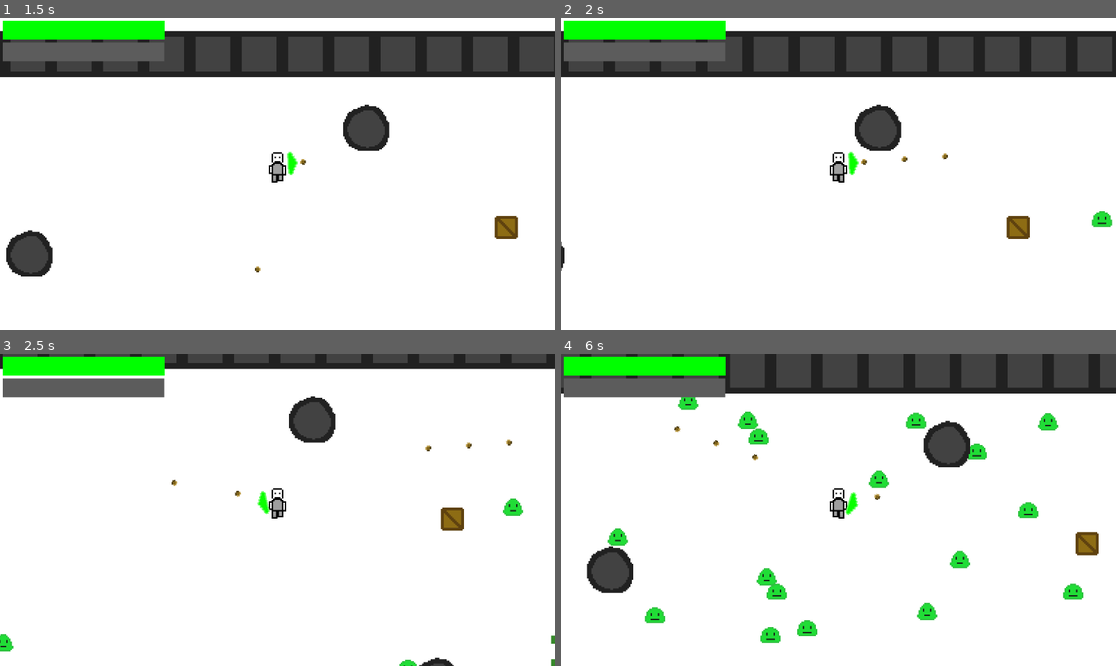
Above: before the commit, frames 1-4 (two rows, left to right).
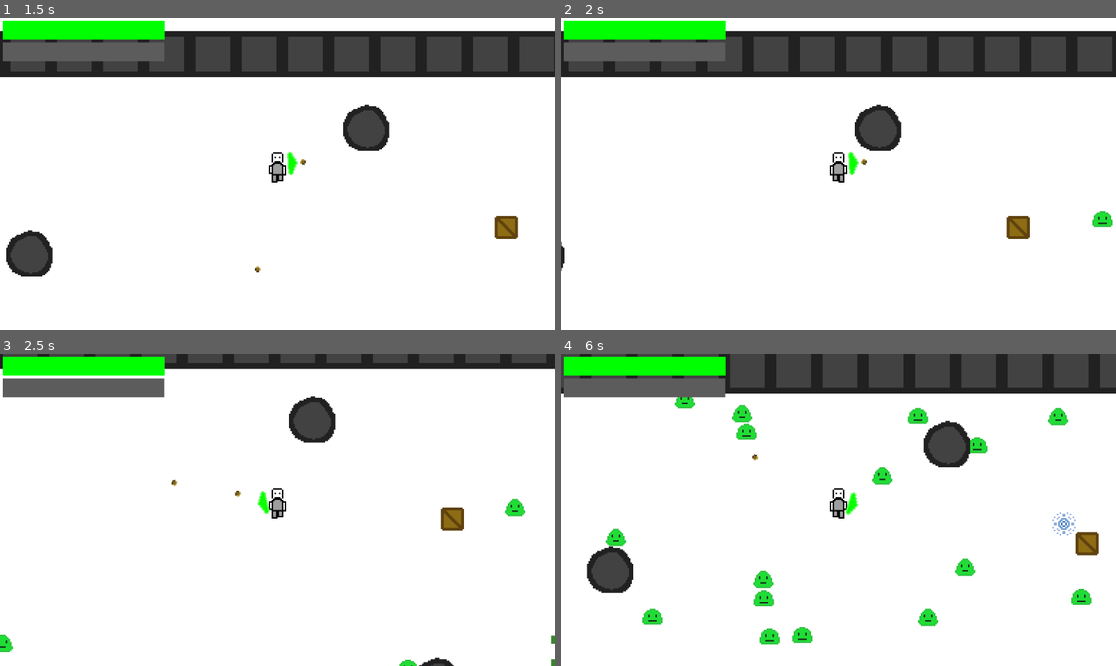
Above: after the commit, the same moments.

Repository: 23thirokawaberry-sudo/Horizon-swarm
Game: Godot game, scene res://scenes/Important/title.tscn
The game is run twice, just before and just after one commit, with the same random seed, the same clock (stepped at 60 frames per second) and the same inputs.
Inputs (mouse positions are in pixels of both pictures, inside the frame that each line leads up to):
- Up to frame 1 (1.5 s): click "Play" at 0.5 s; move the mouse to (399, 158) at 1.27 s; hold D (move_right) from 1.28 s (still down)
- Up to frame 2 (2 s): keep holding D (move_right)
- Up to frame 3 (2.5 s): move the mouse to (166, 525) at 2.02 s; release D (move_right) at 2.03 s; hold S (move_down) from 2.03 s (still down)
- Up to frame 4 (6 s): move the mouse to (894, 441) at 2.77 s; release S (move_down) at 2.78 s; hold D (move_right) 2.78-3.53 s; move the mouse to (810, 572) at 3.52 s; hold W (move_up) 3.53-4.28 s; move the mouse to (1005, 556) at 4.27 s; hold A (move_left) 4.28-5.78 s; move the mouse to (672, 463) at 5.02 s; move the mouse to (866, 510) at 5.77 s; hold S (move_down) from 5.78 s (still down)

Frame 1 is identical in both runs. In frame 2, less than 0.1% of the frame differs, in the area x 61-100%, y 43-68%; in frame 3, 0.2%; in frame 4, 3.2%, in the area x 8-96%, y 13-94%.

Commit message:
New weapon - Sword
Main changes ===============
Added sword weapon
*Rapidly swinging the sword around deals insane damage to enemies. Will find a way to balance this later. Currently still okay since enemies can easily damage player fast.
Other changes -------------------------
Fixed the crash for surviving until the end.

Buffs and nerfs ---------------------
Nerfed green and blue slime health, damage and speed.
Buffed black slime's health and damage.
Nerfed black slime's speed.
Buffed the base regeneration and damage of the player
Buffed the regeneration multiplier gain from levelling.
Buffed shotgun damage.

Diff:
--- a/level_up_option.gd
+++ b/level_up_option.gd
@@ -7,13 +7,13 @@
 
 #this will need a lot of explaining
 var stat_upgrade = [[[0, 0], "Damage up", 1], [[32, 0], "Regen up", 2], [[0, 32], "Max health up", 3]] #Stat upgrades - they can be upgraded indefinetally.
-var weapon_upgrade = [[[192, 0], "Shotgun unlock", 4], [[224, 32], "Pistol unlock", 5]] #Weapon upgrades - each weapon has a certain max level, after which they no longer can be upgraded.
-var unlocked_weapon = [["Shotgun", 0], ["Sword", 0], ["Beam", 0], ["Pistol", 0]] #counts how many times the weapon has been upgraded, before removing it from the available list(s).
+var weapon_upgrade = [[[192, 0], "Shotgun unlock", 4], [[224, 32], "Pistol unlock", 5], [[224, 0], "Sword unlock", 6]] #Weapon upgrades - each weapon has a certain max level, after which they no longer can be upgraded.
+# var unlocked_weapon = [["Shotgun", 0], ["Sword", 0], ["Beam", 0], ["Pistol", 0]] #counts how many times the weapon has been upgraded, before removing it from the available list(s). Currently unusued.
 
 var random_upgrade = [stat_upgrade, weapon_upgrade] #puts the above lists into a single list so that random selection can select either branches.
 var selected_type = 0 #variable that selects random option from random_upgrade
 var selected_pos = 0 #variable for selecting random spot in list
-var available_limit = [2, 1] #each position in this list relates to the highest possible value in their indivisual lists.
+var available_limit = [2, 2] #each position in this list relates to the highest possible value in their indivisual lists.
 var selected_randomizer_range = 1 #value to select stat upgrade or weapon upgrade.
 
 func randomize_button():
--- a/scenes/Attacks/pistol_bullet.tscn
+++ b/scenes/Attacks/pistol_bullet.tscn
@@ -1,21 +1,20 @@
 [gd_scene format=3 uid="uid://bvcadlfp2or0k"]
 
-[ext_resource type="Script" uid="uid://oko7i22tjoiu" path="res://scripts/moving_projectile.gd" id="1_h8a26"]
-[ext_resource type="Texture2D" uid="uid://dvbv8iq1fs50r" path="res://assets/sprites/misc/Gun bullet.png" id="1_u5170"]
+[ext_resource type="Script" uid="uid://c5pyprdeva4ei" path="res://scripts/pistol_bullet.gd" id="1_m3uqi"]
+[ext_resource type="Texture2D" uid="uid://dvbv8iq1fs50r" path="res://assets/sprites/misc/Gun bullet.png" id="2_kftki"]
 
 [sub_resource type="CircleShape2D" id="CircleShape2D_tah1u"]
-radius = 3.0
 
 [node name="Bullet" type="Area2D" unique_id=892918341]
 top_level = true
 collision_layer = 0
 collision_mask = 3
-script = ExtResource("1_h8a26")
+script = ExtResource("1_m3uqi")
 
 [node name="CollisionShape2D" type="CollisionShape2D" parent="." unique_id=365067268]
 shape = SubResource("CircleShape2D_tah1u")
 
 [node name="GunBullet" type="Sprite2D" parent="." unique_id=1367069972]
-texture = ExtResource("1_u5170")
+texture = ExtResource("2_kftki")
 
 [connection signal="body_entered" from="." to="." method="_on_body_entered"]
--- /dev/null
+++ b/scenes/Attacks/sword_slash.tscn
@@ -0,0 +1,20 @@
+[gd_scene format=3 uid="uid://ky48wlq5l00e"]
+
+[ext_resource type="Script" uid="uid://oko7i22tjoiu" path="res://scripts/moving_projectile.gd" id="1_yi5h2"]
+[ext_resource type="Texture2D" uid="uid://cnmlndeow67b1" path="res://assets/sprites/misc/Sword_slash.png" id="2_yi5h2"]
+
+[node name="Bullet" type="Area2D" unique_id=892918341]
+top_level = true
+collision_layer = 0
+collision_mask = 3
+script = ExtResource("1_yi5h2")
+
+[node name="CollisionPolygon2D" type="CollisionPolygon2D" parent="." unique_id=212043490]
+polygon = PackedVector2Array(0, 0, 7, 17, 12, 16, 16, 14, 20, 11, 23, 6, 24, 0, 23, -6, 20, -11, 16, -14, 12, -16, 12, -16, 7, -17)
+
+[node name="SwordSlash" type="Sprite2D" parent="." unique_id=2002676523]
+position = Vector2(15.5, 4.7683716e-07)
+scale = Vector2(4.375, 3.5)
+texture = ExtResource("2_yi5h2")
+
+[connection signal="body_entered" from="." to="." method="_on_body_entered"]
--- a/scenes/Important/gun.tscn
+++ b/scenes/Important/gun.tscn
@@ -35,5 +35,11 @@
 wait_time = 1.5
 autostart = true
 
+[node name="sword" type="Timer" parent="." unique_id=1711638772]
+unique_name_in_owner = true
+wait_time = 2.0
+autostart = true
+
 [connection signal="timeout" from="pistol" to="." method="_on_pistol_timeout"]
 [connection signal="timeout" from="shotgun" to="." method="_on_shotgun_timeout"]
+[connection signal="timeout" from="sword" to="." method="_on_sword_timeout"]
--- a/scenes/Important/level_up.tscn
+++ b/scenes/Important/level_up.tscn
@@ -5,7 +5,7 @@
 
 [sub_resource type="AtlasTexture" id="AtlasTexture_vfx7n"]
 atlas = ExtResource("2_3cdko")
-region = Rect2(0, 0, 32, 32)
+region = Rect2(224, 0, 32, 32)
 
 [sub_resource type="AtlasTexture" id="AtlasTexture_mk3jo"]
 atlas = ExtResource("2_3cdko")
--- a/scenes/slash.tscn
+++ b/scenes/slash.tscn
@@ -1,6 +1,6 @@
 [gd_scene format=3 uid="uid://dl7rr7lheubkf"]
 
-[ext_resource type="Texture2D" uid="uid://cnmlndeow67b1" path="res://assets/sprites/misc/Sword slash.png" id="1_rkylg"]
+[ext_resource type="Texture2D" uid="uid://cnmlndeow67b1" path="res://assets/sprites/misc/Sword_slash.png" id="1_rkylg"]
 
 [sub_resource type="CircleShape2D" id="CircleShape2D_tah1u"]
 radius = 3.0
--- a/scenes/sword.tscn
+++ /dev/null
@@ -1,24 +0,0 @@
-[gd_scene format=3 uid="uid://bihjpj053j1eu"]
-
-[ext_resource type="Script" uid="uid://bcpgr35enwj55" path="res://scripts/Auto.gd" id="1_n355p"]
-[ext_resource type="Texture2D" uid="uid://dbbtng1dlmsur" path="res://assets/sprites/Weapon/Sword.png" id="1_ycbs3"]
-
-[sub_resource type="CircleShape2D" id="CircleShape2D_n355p"]
-radius = 19.0
-
-[node name="Sword" type="Area2D" unique_id=671657782]
-collision_layer = 0
-collision_mask = 2
-script = ExtResource("1_n355p")
-
-[node name="CollisionShape2D" type="CollisionShape2D" parent="." unique_id=1868153462]
-shape = SubResource("CircleShape2D_n355p")
-
-[node name="WeaponPivot" type="Marker2D" parent="." unique_id=684842352]
-
-[node name="Sword" type="Sprite2D" parent="WeaponPivot" unique_id=1794356161]
-position = Vector2(7, -2)
-scale = Vector2(0.57812506, 0.6562501)
-texture = ExtResource("1_ycbs3")
-
-[node name="ShootingPoint" type="Marker2D" parent="WeaponPivot/Sword" unique_id=2073503866]
--- a/scripts/Auto.gd
+++ b/scripts/Auto.gd
@@ -2,16 +2,16 @@
 extends Area2D
 
 @onready var player = get_parent()
-func _ready():
-	print(player)
 
 func get_player_damage():
 	var player_damage = player.damage
 	return player_damage
 
 #if level is -1, then weapon is not yet unlocked.
-var weapon_levels = [-1, 0]
+var weapon_levels = [-1, 0, -1]
+#Shotgun, Pistol, Sword
 
+@warning_ignore("unused_parameter")
 func _physics_process(delta):
 	look_at(get_global_mouse_position())
 
@@ -34,13 +34,27 @@
 	if weapon_levels[0] != -1:
 		var weapon_damage = get_player_damage()
 		if weapon_levels[0] > 0:
-			var damage = (weapon_damage * 0.75) * 1.33
+			weapon_damage = (weapon_damage * 0.75) * 1.33
 		else:
-			var damage = (weapon_damage * 0.75)
+			weapon_damage = (weapon_damage * 0.75)
 		const BULLET = preload("res://scenes/Attacks/shotgun_bullet.tscn")
 		var new_bullet = BULLET.instantiate()
 		new_bullet.global_position = %ShootingPoint.global_position
 		new_bullet.global_rotation = %ShootingPoint.global_rotation + randf_range(-0.3, 0.3)
+		%ShootingPoint.add_child(new_bullet)
+		new_bullet.projectile_damage = weapon_damage
+
+func swing_sword():
+	if weapon_levels[2] != -1:
+		var weapon_damage = get_player_damage()
+		if weapon_levels[1] > 0:
+			weapon_damage = (weapon_damage * 1.75) * 1.33
+		else:
+			weapon_damage = (weapon_damage * 1.75)
+		const BULLET = preload("res://scenes/Attacks/sword_slash.tscn")
+		var new_bullet = BULLET.instantiate()
+		new_bullet.global_position = %ShootingPoint.global_position
+		new_bullet.global_rotation = %ShootingPoint.global_rotation
 		%ShootingPoint.add_child(new_bullet)
 		new_bullet.projectile_damage = weapon_damage
 
@@ -52,3 +66,5 @@
 func _on_shotgun_timeout():
 	for i in range(6):
 		shoot_shotgun()
+func _on_sword_timeout():
+	swing_sword()
--- a/scripts/Enemy/black_slime.gd
+++ b/scripts/Enemy/black_slime.gd
@@ -1,8 +1,8 @@
 extends CharacterBody2D
 
-var health = 432.0
-const DAMAGE = 76.0
-const SPEED = 20.0
+var health = 1000.0
+const DAMAGE = 100.0
+const SPEED = 15.0
 var touching = null
 var is_dead = false
 
--- a/scripts/Enemy/blue_slime.gd
+++ b/scripts/Enemy/blue_slime.gd
@@ -1,8 +1,8 @@
 extends CharacterBody2D
 
-var health = 85.0
-const DAMAGE = 17.0
-const SPEED = 45.0
+var health = 72.0
+const DAMAGE = 15.0
+const SPEED = 42.0
 var touching = null
 var is_dead = false
 
--- a/scripts/Enemy/green_slime.gd
+++ b/scripts/Enemy/green_slime.gd
@@ -1,9 +1,9 @@
 extends CharacterBody2D
 
 #basic enemy stats.
-var health = 50.0
-const DAMAGE = 8.0
-const SPEED = 32.0
+var health = 35.0
+const DAMAGE = 7.0
+const SPEED = 30.0
 
 var touching = null #global variable for whether the enemy is touching player or not.
 var is_dead = false #prevents enemy from spawning xp multiple times if multiple bullets deal a lethal blow at the same frame.
--- a/scripts/Important/enemy_spawn_handler.gd
+++ b/scripts/Important/enemy_spawn_handler.gd
@@ -43,6 +43,9 @@
 			enemy.append(["Blue slime", 0.5])
 		selected = randi_range(0, 1)
 	else:
+		if enemy.is_empty():
+			enemy.append(["Black slime", 1]) #end enemy(ies). They have unfair stats designed to end the game. Black slime is currently temporary.
+		selected = 0
 		print("your'e winer")
 	spawn(enemies.get(enemy[selected][0]))
 	$SpawnInterval.start(enemy[selected][1])
--- a/scripts/Important/game.gd
+++ b/scripts/Important/game.gd
@@ -23,7 +23,7 @@
 		%Player.health += 60.0
 	elif info == 3:
 		%Player.max_health += 0.1
-	elif info < 6:
+	elif info < 7:
 		%Player.get_node("Gun").weapon_levels[info - 4] += 1
 	else:
 		print("Hi")
--- a/scripts/Important/player.gd
+++ b/scripts/Important/player.gd
@@ -2,8 +2,8 @@
 
 #these are base values. different classes and upgrades in menu will increase these.
 var base_max_health = 500.0
-var base_damage = 12.0
-var base_regen = 5.0
+var base_damage = 15.0
+var base_regen = 8.0
 
 #upgrades change these values
 var damage_multi = 1.0
@@ -12,16 +12,17 @@
 
 #full calculation for each indivisual stats
 var max_health = 500.0
-var damage = 12.0
-var regen = 5.0
+var damage = 15.0
+var regen = 8.0
 func set_effective_stats():
+	#said calculations
 	max_health = base_max_health * max_health_multi
 	damage = base_damage * damage_multi
 	regen = base_regen * regen_multi
 
-var health = max_health #sets health to max health
+var health = max_health #sets health to max health when starting for the first time
 
-var touching_enemy = false
+#xp management
 var xp = 0
 var level_xp = 5
 var level = 0
@@ -55,7 +56,7 @@
 func leveled_up():
 	level += 1
 	xp -= 5 + (level * 2)
-	level_xp += 2
+	level_xp += (level + 1)
 	level_up.emit()
 
 func stat_upgraded():
--- a/scripts/moving_projectile.gd
+++ b/scripts/moving_projectile.gd
@@ -1,20 +1,20 @@
 extends Area2D
 
 var projectile_damage = 1.0
-
+var attack_duration = 0.0
+@onready var shooting_point = get_parent()
 var travel_distance = 0
 
 func _physics_process(delta):
-	const SPEED = 180.0
-	const RANGE = 240.0
-	var direction = Vector2.RIGHT.rotated(rotation)
-	position += direction * SPEED * delta
-	travel_distance += SPEED * delta
-	if travel_distance > RANGE:
+	print(shooting_point)
+	global_rotation = shooting_point.global_rotation
+	global_position = shooting_point.global_position
+	print(shooting_point)
+	attack_duration += delta
+	if attack_duration >= 0.5:
 		queue_free()
 
 
 func _on_body_entered(body:):
-	queue_free()
 	if body.has_method("take_damage"):
 		body.take_damage(projectile_damage)
--- /dev/null
+++ b/scripts/pistol_bullet.gd
@@ -0,0 +1,20 @@
+extends Area2D
+
+var projectile_damage = 1.0
+
+var travel_distance = 0
+
+func _physics_process(delta):
+	const SPEED = 180.0
+	const RANGE = 240.0
+	var direction = Vector2.RIGHT.rotated(rotation)
+	position += direction * SPEED * delta
+	travel_distance += SPEED * delta
+	if travel_distance > RANGE:
+		queue_free()
+
+
+func _on_body_entered(body:):
+	queue_free()
+	if body.has_method("take_damage"):
+		body.take_damage(projectile_damage)
Renamed: assets/sprites/misc/Sword slash.png -> assets/sprites/misc/Sword_slash.png
Not shown, changed: assets/sprites/misc/Sword_slash.png.import
Not shown, added: scripts/pistol_bullet.gd.uid
